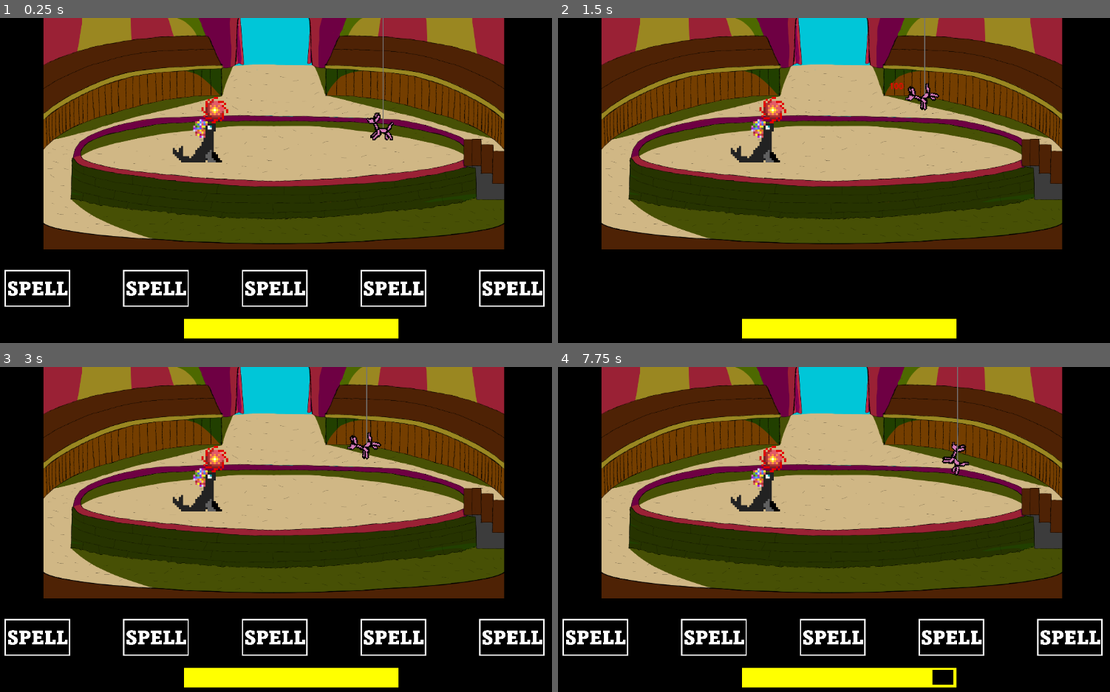
Above: before the commit, frames 1-4 (two rows, left to right).
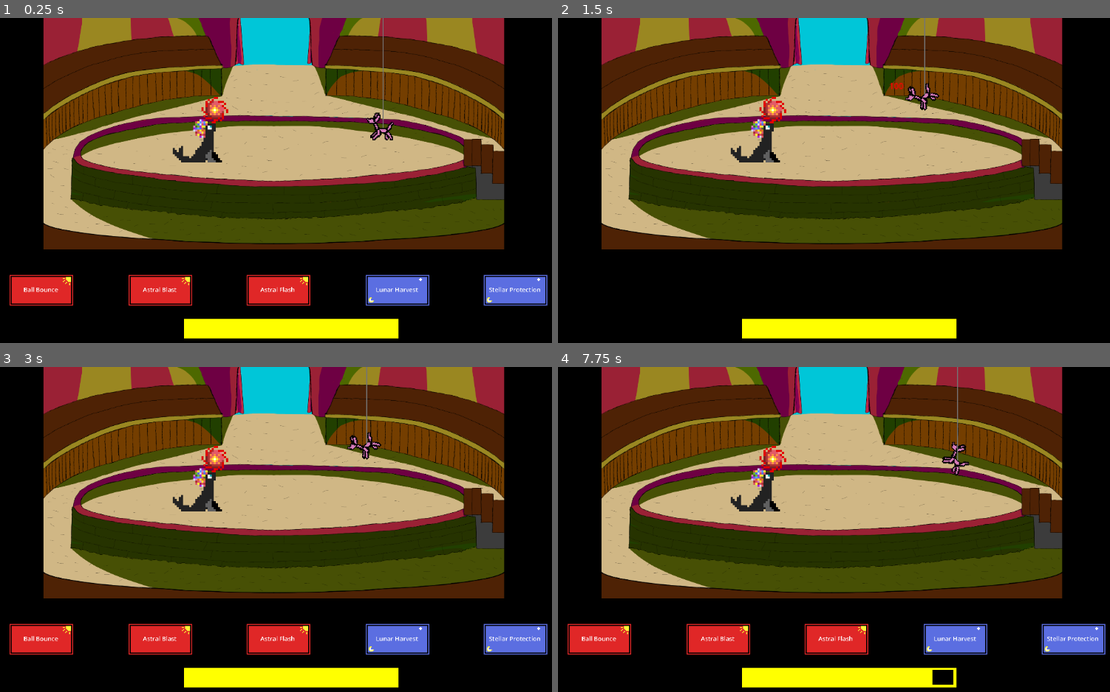
Above: after the commit, the same moments.

Repository: JasonJ13/CircusSunMoon
Game: Godot game, scene res://Scene/Fight/Fight.tscn
Same seed, same stepped clock (60 frames per second), same inputs: the game is played once before the commit and once after it.
Inputs (mouse positions are in pixels of both pictures, inside the frame that each line leads up to):
- Up to frame 1 (0.25 s): no input
- Up to frame 2 (1.5 s): click (596, 287) at 0.52 s; click "3" at 1.25 s
- Up to frame 3 (3 s): tap Enter at 2 s; move the mouse to (397, 516) at 2.02 s; move the mouse to (149, 549) at 2.77 s
- Up to frame 4 (7.75 s): click (596, 640) at 3.5 s, where only the run after the commit has a clickable "Ball Bounce"; click "3" at 4.25 s; tap Space at 5, 7.25 s; move the mouse to (889, 461) at 5.02 s; move the mouse to (800, 597) at 5.77 s; tap Enter at 6.5 s; move the mouse to (1005, 581) at 6.52 s; move the mouse to (651, 484) at 7.27 s

The runs differ from the first frame. In frame 1, 6.1% of the frame differs, in the area x 0-100%, y 77-89%; in frame 2, nothing differs; in frame 3, 6.1%; in frame 4, 6.1%.

Commit message:
player button

Diff:
--- /dev/null
+++ b/Asset/Font/button_font.tres
@@ -0,0 +1,4 @@
+[gd_resource type="LabelSettings" format=3 uid="uid://dp1ufo2bgqqeb"]
+
+[resource]
+font_size = 24
--- a/Scene/Player/PlayerInterface.tscn
+++ b/Scene/Player/PlayerInterface.tscn
@@ -42,6 +42,7 @@
 texture_progress = ExtResource("5_b7kor")
 
 [node name="Spells" type="Control" parent="." unique_id=1756865105]
+texture_filter = 1
 layout_mode = 1
 anchors_preset = 12
 anchor_top = 1.0
@@ -49,11 +50,11 @@
 anchor_bottom = 1.0
 offset_left = 1.0000305
 offset_top = -156.0
-offset_right = 10409.0
-offset_bottom = 572.0
+offset_right = -573.0
+offset_bottom = -119.599976
 grow_horizontal = 2
 grow_vertical = 0
-scale = Vector2(0.1, 0.1)
+scale = Vector2(2, 2)
 
 [node name="Confirm" type="Control" parent="." unique_id=1964108225]
 anchors_preset = 0
--- a/Script/Action/Spell.gd
+++ b/Script/Action/Spell.gd
@@ -2,13 +2,12 @@
 class_name Spell
 
 var spellTexture : Texture2D
-var spellTextureHover : Texture2D
 
 var name : String
 var description : String
 
 ## d : dmg, co : cooldown, t : turnsBeforeUse, s : stateToReload, ch : Change, ef : effect, sT : texture du bouton, sTh : texture sélectionner
-func _init(d:int, co:int, t:int, s:bool, ch:Change, ef:Effect, sT : Texture2D, sTH : Texture2D) -> void :
+func _init(d:int, co:int, t:int, s:bool, ch:Change, ef:Effect, sT : Texture2D) -> void :
 	dmg = d
 	cooldown = co
 	turnsBeforeUse = t
@@ -16,7 +15,6 @@
 	change = ch
 	effect = ef
 	spellTexture = sT
-	spellTextureHover = sTH
 	name = "spell who deal " + str(dmg) + " damage"
 	description = "Description indisponible"
 
--- a/Script/Fight/Fight.gd
+++ b/Script/Fight/Fight.gd
@@ -76,8 +76,6 @@
 	var playerAction: Action = await player.takeAction(ennemie, day)
 	await resolveAction(playerAction)
 
-
-
 	#Les ennemis font leurs actions
 	for action in ennemie.actions:
 		action.reload(day)
--- a/Script/Player/Player.gd
+++ b/Script/Player/Player.gd
@@ -19,16 +19,15 @@
 
 # Called when the node enters the scene tree for the first time.
 func _ready() -> void:
-	actions.append(Spell.new(100,0,0,true,Action.Change.NONE,Action.Effect.BASE,preload("res://Asset/other/bouton spell.png"), preload("res://Asset/other/bouton spell hovered.png")))
+	actions.append(Spell.new(100,0,0,true,Action.Change.NONE,Action.Effect.BASE,preload("res://Asset/pixel/Sun_skill_UI.png")))
 	actions[-1].add_name_and_description("Ball Bounce","Dealt 100/50/0 damage if at your 1st/2nd/other turn at the same cycle")
-	actions.append(Spell.new(250,3,0,false,Action.Change.DAY,Action.Effect.DMG,preload("res://Asset/other/bouton spell.png"), preload("res://Asset/other/bouton spell hovered.png")))
+	actions.append(Spell.new(250,3,0,false,Action.Change.DAY,Action.Effect.DMG,preload("res://Asset/pixel/Sun_skill_UI.png")))
 	actions[-1].add_name_and_description("Astral Blast","Dealt 250 damage")
-	actions.append(Spell.new(150,2,0,false,Action.Change.DAY,Action.Effect.DMG,preload("res://Asset/other/bouton spell.png"), preload("res://Asset/other/bouton spell hovered.png")))
+	actions.append(Spell.new(150,2,0,false,Action.Change.DAY,Action.Effect.DMG,preload("res://Asset/pixel/Sun_skill_UI.png")))
 	actions[-1].add_name_and_description("Astral Flash","Dealt 150 damage")
-	#Multiplicateur de degat (prendre en pourcentage)
-	actions.append(Spell.new(0,2,0,true,Action.Change.NIGHT,Action.Effect.INFLICT,preload("res://Asset/other/bouton spell.png"), preload("res://Asset/other/bouton spell hovered.png")))
+	actions.append(Spell.new(0,2,0,true,Action.Change.NIGHT,Action.Effect.INFLICT,preload("res://Asset/pixel/Moon_skill_UI.png")))
 	actions[-1].add_name_and_description("Lunar Harvest","Damage dealt +75% for the next turn")
-	actions.append(Spell.new(0,2,0,true,Action.Change.NIGHT,Action.Effect.RECEIVE,preload("res://Asset/other/bouton spell.png"), preload("res://Asset/other/bouton spell hovered.png")))
+	actions.append(Spell.new(0,2,0,true,Action.Change.NIGHT,Action.Effect.RECEIVE,preload("res://Asset/pixel/Moon_skill_UI.png")))
 	actions[-1].add_name_and_description("Stellar Protection","Damage received -50% for the turn")
 	interface.start(hpmax,ennemie,actions)
 
--- a/Script/Player/PlayerInterface.gd
+++ b/Script/Player/PlayerInterface.gd
@@ -23,6 +23,9 @@
 @onready var confirmButton : Button = $Confirm/Confirm
 @onready var descriptionLabel : Label = $Confirm/Description
 
+var buttons : Array[Button] = []
+
+
 var spell_selected : Spell
 signal action(spell : Spell)
 
@@ -32,7 +35,6 @@
 	confirmNode.hide()
 
 	size_spell = spellsNode.size.x
-
 
 
 	if debug :
@@ -45,22 +47,42 @@
 
 
 
+func free_all() -> void :
+	for button in buttons :
+		button.queue_free()
+	buttons.clear()
+
+
 func _ready_Spell(spells : Array[Spell]) -> void :
 	nmb_spell = len(spells)
+	free_all()
+
 	for i in range(nmb_spell) :
 		var new_spell_button := Button.new()
 		new_spell_button.icon = spells[i].spellTexture
+		new_spell_button.flat = true
 		new_spell_button.position.x = size_spell*i/nmb_spell + size_spell/(nmb_spell*4)
+
+		var label_button = Label.new()
+		label_button.text = spells[i].name
+		label_button.scale /= 4
+		label_button.size = Vector2(284,156)
+		label_button.position -= new_spell_button.size/2
+		label_button.label_settings = preload("res://Asset/Font/button_font.tres")
+		label_button.horizontal_alignment = HORIZONTAL_ALIGNMENT_CENTER
+		label_button.vertical_alignment = VERTICAL_ALIGNMENT_CENTER
+		label_button.set_anchors_preset(Control.PRESET_CENTER)
+		new_spell_button.add_child(label_button)
 
 
 		if spells[i].usable() :
 			var pressed := Callable(self, "spell_has_been_selected").bind(spells[i])
 			new_spell_button.pressed.connect(pressed)
 
-			var entered := Callable(self,"mouse_as_entered").bind(new_spell_button, spells[i])
+			var entered := Callable(self,"mouse_as_entered").bind(new_spell_button)
 			new_spell_button.mouse_entered.connect(entered)
 
-			var exited := Callable(self,"mouse_as_exited").bind(new_spell_button, spells[i])
+			var exited := Callable(self,"mouse_as_exited").bind(new_spell_button)
 			new_spell_button.mouse_exited.connect(exited)
 
 		else :
@@ -68,19 +90,19 @@
 
 		spellsNode.add_child(new_spell_button)
 
-func start(hpp : int, enn : Monster, sps : Array[Spell]) -> void:
+func start(hpp : int, enn : Monster, spells : Array[Spell]) -> void:
 	HP_player.value = hpp
 	ennemie = enn
-	_ready_Spell(sps)
+	_ready_Spell(spells)
 	spellsNode.show()
 
 
 
-func mouse_as_entered(button : Button, spell : Spell) -> void :
-	button.icon = spell.spellTextureHover
+func mouse_as_entered(button : Button) -> void :
+	button.modulate = Color.LIGHT_GREEN
 
-func mouse_as_exited(button : Button, spell : Spell) -> void :
-	button.icon = spell.spellTexture
+func mouse_as_exited(button : Button) -> void :
+	button.modulate = Color.WHITE
 
 
 func _on_back_mouse_entered() -> void:
Not shown: 1 places in Scene/Fight/Fight.tscn that only renumber resources
